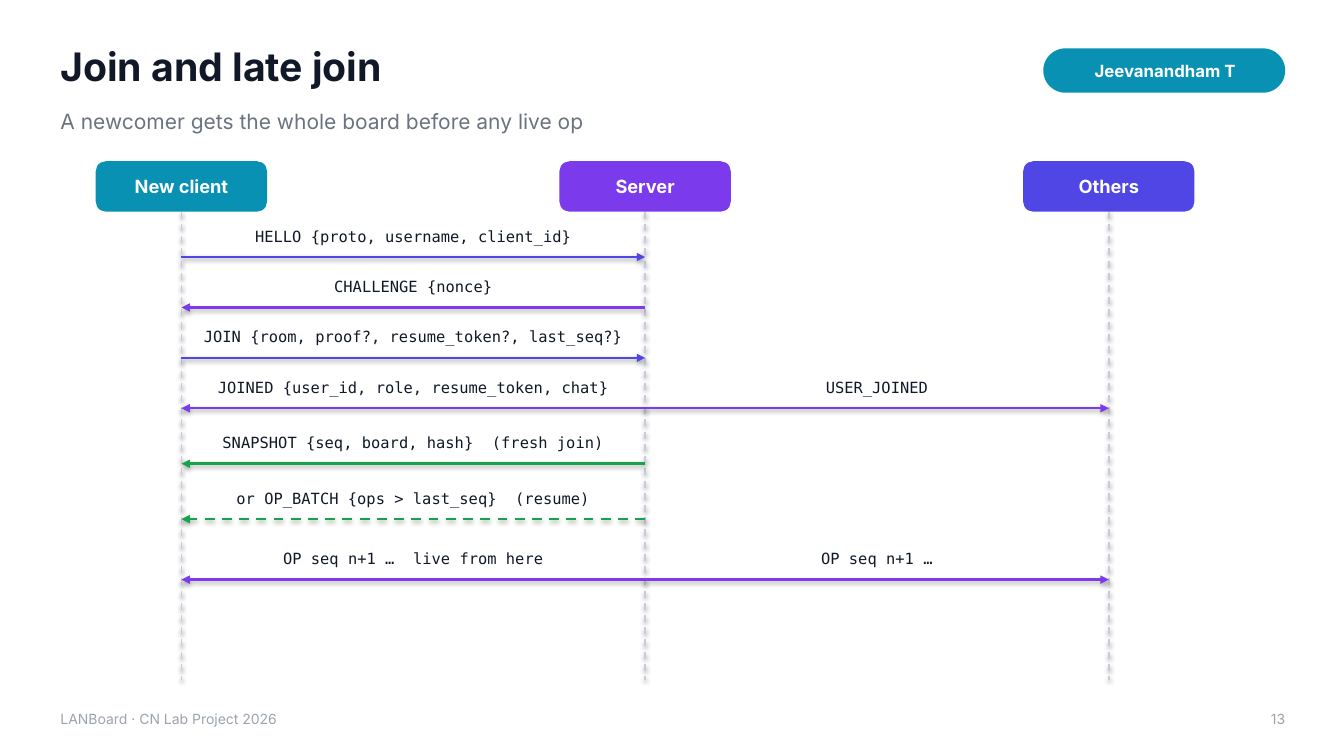
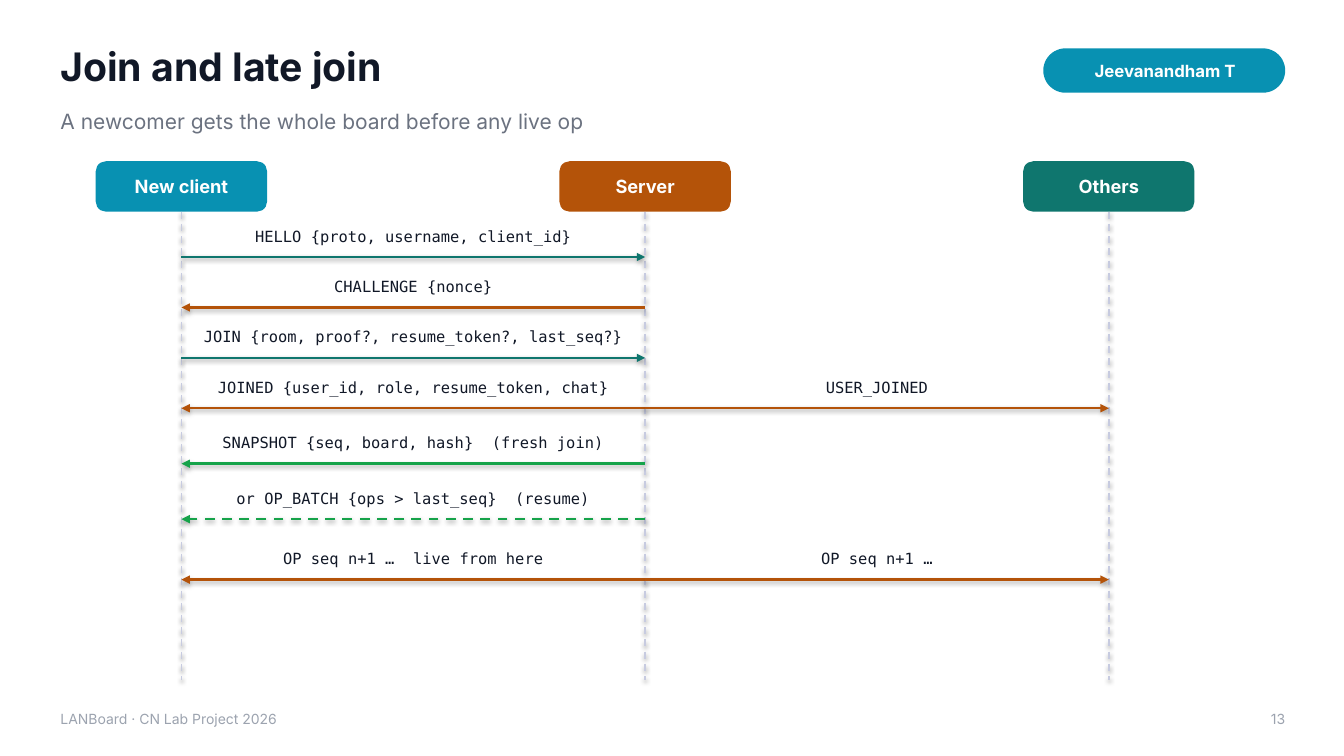
Before and after one commit to YashvanthSankar/cn-course-project, a slide deck: slide 13 of docs/LANBoard_Presentation.pptx. Drawn at 1344x756 pixels with LibreOffice and Linux fonts; fonts in the diff are those of the drawing. Boxes give left, top, right and bottom in pixels: in the first picture for what was removed or moved away, otherwise in the second. Text is boxed around its words. In the diff, an @@ line names an element or a change of style, - is before the commit and + after.

```diff
--- a/docs/LANBoard_Presentation.pptx
+++ b/docs/LANBoard_Presentation.pptx
@@ rounded rectangle "Server" at [560,161,731,212]: fill #7C3AED to #B45309 @@
@@ rounded rectangle "Others" at [1023,161,1195,212]: fill #4F46E5 to #0F766E @@
@@ arrow (181, 257) - (645, 257): stroke #4F46E5 1.75 pt to #0F766E 1.75 pt @@
@@ arrow (645, 308) - (181, 308): stroke #7C3AED 1.75 pt to #B45309 1.75 pt @@
@@ arrow (181, 358) - (645, 358): stroke #4F46E5 1.75 pt to #0F766E 1.75 pt @@
@@ arrow (645, 408) - (181, 408): stroke #7C3AED 1.75 pt to #B45309 1.75 pt @@
@@ arrow (645, 408) - (1109, 408): stroke #7C3AED 1.75 pt to #B45309 1.75 pt @@
@@ arrow (645, 580) - (181, 580): stroke #7C3AED 1.75 pt to #B45309 1.75 pt @@
@@ arrow (645, 580) - (1109, 580): stroke #7C3AED 1.75 pt to #B45309 1.75 pt @@
```
Also in this commit, not shown: 21 other slides changed, 39 other files.
